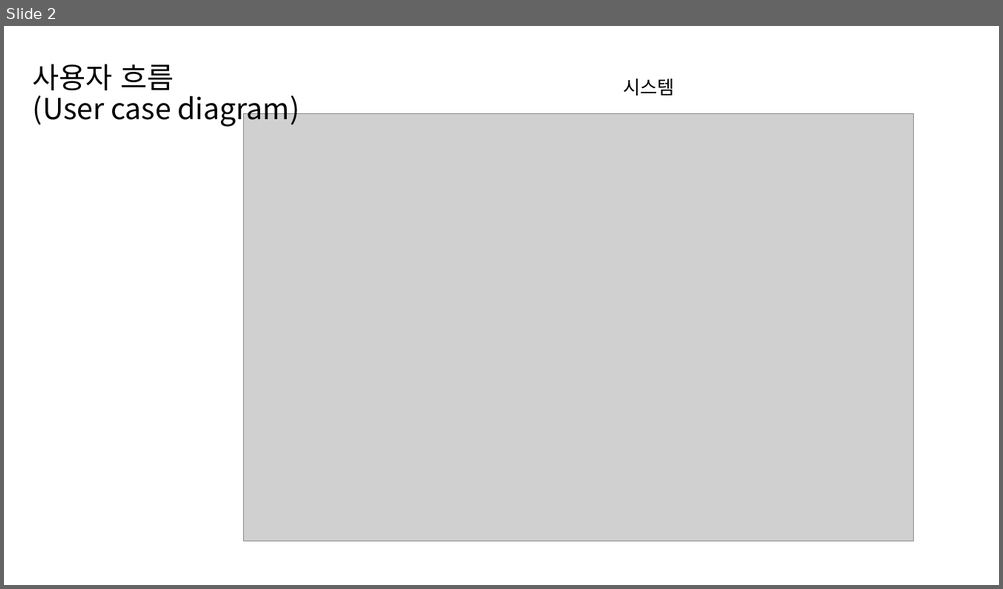
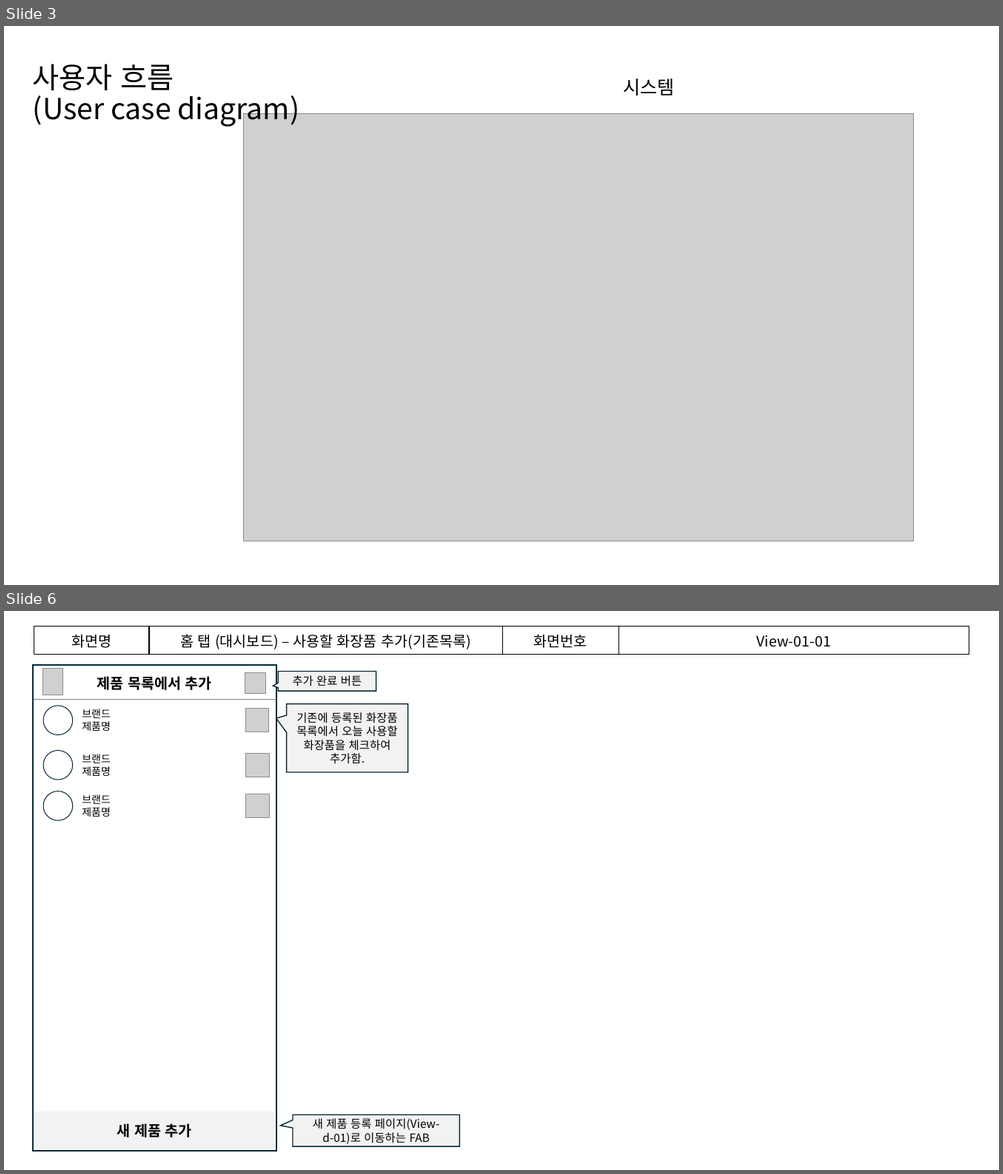
Before and after one commit to joo-hyejin/app_study, a slide deck: 기획서 - 프로토타입.pptx. Shown one above the other, each under a label of ours: slide 2 before the commit, slides 3 and 6 after it; the slides between them are not shown. The pictures are 1003x589 and 1003x1174 pixels, drawn with LibreOffice and Linux fonts; fonts in the diff are those of the drawing; grey boxes stand for pictures. Boxes give left, top, right and bottom in pixels: in the first picture for what was removed or moved away, otherwise in the second. Text is boxed around its words. In the diff, an @@ line names an element or a change of style, - is before the commit and + after.

```diff
--- a/기획서 - 프로토타입.pptx
+++ b/기획서 - 프로토타입.pptx
@@ slide 6 added at box(4, 611, 999, 1170), background #FFFFFF @@
@@ table added at box(34, 626, 969, 653), 1 rows, 4 columns @@
+화면명 | 홈 탭 (대시보드) – 사용할 화장품 추가(기존목록) | 화면번호 | View-01-01
@@ rectangle added at box(33, 665, 276, 1151), outline #092A39 1.5 pt @@
@@ picture added at box(42, 669, 64, 695) @@
@@ text added at box(96, 676, 212, 690), 14 pt, text #000000, bold @@
+제품 목록에서 추가
@@ picture added at box(245, 673, 266, 694) @@
@@ speech box added at box(278, 672, 375, 691), fill #F2F2F2, outline #092A39 1 pt, 11 pt, text #000000 @@
+추가 완료 버튼
@@ line added from (34, 699) to (276, 699), #808080 0.25 pt @@
@@ ellipse added at box(43, 706, 73, 735), fill #FFFFFF, outline #092A39 0.75 pt @@
@@ text added at box(82, 709, 111, 731), 10 pt, text #000000 @@
+브랜드
+제품명
@@ picture added at box(245, 709, 268, 732) @@
@@ speech box added at box(287, 704, 408, 773), fill #F2F2F2, outline #092A39 1 pt, 11 pt, text #000000 @@
+기존에 등록된 화장품 목록에서 오늘 사용할 화장품을 체크하여 추가함.
@@ ellipse added at box(43, 751, 73, 780), fill #FFFFFF, outline #092A39 0.75 pt @@
@@ text added at box(82, 754, 111, 776), 10 pt, text #000000 @@
+브랜드
+제품명
@@ picture added at box(246, 754, 269, 777) @@
@@ ellipse added at box(43, 792, 73, 820), fill #FFFFFF, outline #092A39 0.75 pt @@
@@ text added at box(82, 795, 111, 817), 10 pt, text #000000 @@
+브랜드
+제품명
@@ picture added at box(246, 795, 269, 817) @@
@@ rounded rectangle added at box(34, 1113, 275, 1150), fill #F2F2F2, 14 pt, text #000000, bold @@
+새 제품 추가
@@ speech box added at box(293, 1116, 460, 1147), fill #F2F2F2, outline #092A39 1 pt, 11 pt, text #000000 @@
+새 제품 등록 페이지(View-d-01)로 이동하는 FAB
@@ what was slide 2 is now slide 3 @@
```
Also in this commit, not shown: 2 slides changed, 7 other slides added, 1 other file.
